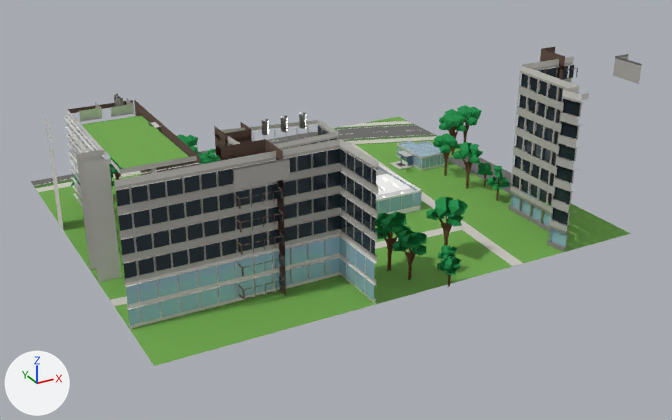
Two versions of the FBX model unity/KatsushikaCampusDays/Assets/Models/Interiors/lab1.fbx, one commit apart.
The view is the same before and after, from a camera (50 mm lens) standing at (-83.2, -146.1, 78.8) and looking at (1.2, 7.3, 2.1). Every picture has the same lights, and +X, +Y and +Z are marked at lower left. The picture after the commit comes second. Where no turn or scale is listed for an object, it has been applied to the vertices.

Script lines for the objects in view, before the commit:
```python
ob_ext_lab1 = bpy.data.objects.new('ext_lab1', me_ext_lab1)
ob_ext_lab1.location = (0.0, 0.0, 0.0)
ob_ext_lab1_trees = bpy.data.objects.new('ext_lab1_trees', me_ext_lab1_trees)
ob_ext_lab1_trees.location = (0.0, 0.0, 0.0)
ob_wall_lab1 = bpy.data.objects.new('wall_lab1', me_wall_lab1)
ob_wall_lab1.location = (0.0, 0.0, 0.0)
```
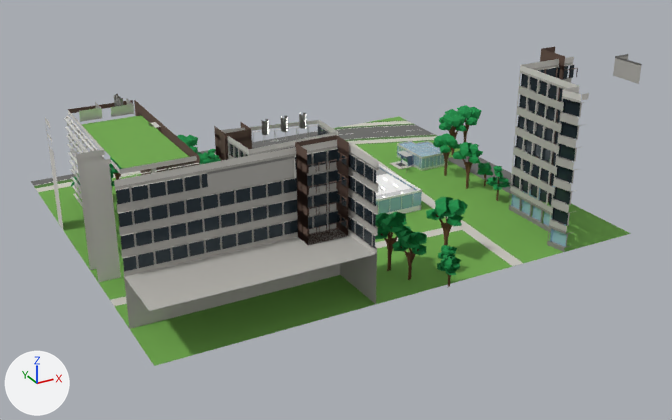
Boxes [x1, y1, x2, y2] around the edits, measured in the pictures (672 x 420 px; the box of a moved part takes in the faces that stretch with it):
```json
{"part": 1, "of": "me_ext_lab1", "change": "moved or reshaped", "before": [340, 140, 377, 168], "after": [349, 145, 377, 168]}
{"part": 2, "of": "me_ext_lab1", "change": "moved or reshaped", "before": [234, 158, 290, 189], "after": [207, 156, 296, 194]}
{"part": 3, "of": "me_ext_lab1", "change": "deleted", "before": [221, 139, 286, 299]}
{"part": 4, "of": "me_ext_lab1", "change": "moved or reshaped", "before": [81, 115, 378, 329], "after": [81, 115, 378, 329]}
```

The change, as JSON lines over the scene's bpy script:
```json
{"block": "me_ext_lab1", "where": "# used by ob_ext_lab1; location = (0.0, 0.0, 0.0)"}
{"op": "remove", "block": "me_ext_lab1", "code": "me_ext_lab1.from_pydata(...)  # 5663 vertices, 2773 faces; spans x -49.3..49.3, y -27.0..58.9, z 0.0..34.9"}
{"op": "add", "block": "me_ext_lab1", "code": "me_ext_lab1.from_pydata(...)  # 5189 vertices, 2553 faces; spans x -49.3..49.3, y -27.0..58.9, z 0.0..34.9"}
{"block": "me_ext_lab1", "change": "me_ext_lab1 part 1: the loose piece of 4 vertices spanning x -10.3, y -27.0..-14.9, z 25.0..26.1 is moved by (0.1, 0.0, 0.0)"}
{"block": "me_ext_lab1", "change": "me_ext_lab1 part 2: the loose piece of 9 vertices spanning x -34.7..-25.7, y -27.0..-26.7, z 26.1..29.4 is scaled about its middle by (1.56, 2.15, 1), then moved by (-1.6, 0.2, 0.0)"}
{"block": "me_ext_lab1", "change": "me_ext_lab1 part 3: 44 loose pieces with 666 vertices, spanning x -34.4..-22.1, y -27.0..-10.3, z 0.0..29.4, are deleted"}
{"block": "me_ext_lab1", "change": "me_ext_lab1 part 4: 169 vertices moved from x -49.3..-9.9, y -27.0..27.3, z 9.4..26.1 to x -49.3..-9.8, y -27.0..27.3, z 10.7..26.1; 716 vertices removed from x -49.3..-9.9, y -27.0..-14.5, z 0.9..24.5; 908 vertices added at x -49.3..-9.8, y -27.0..-14.2, z 9.6..29.4"}
{"block": "me_ext_lab1", "change": "other edits to the shape of me_ext_lab1 do not show in these pictures"}
```
